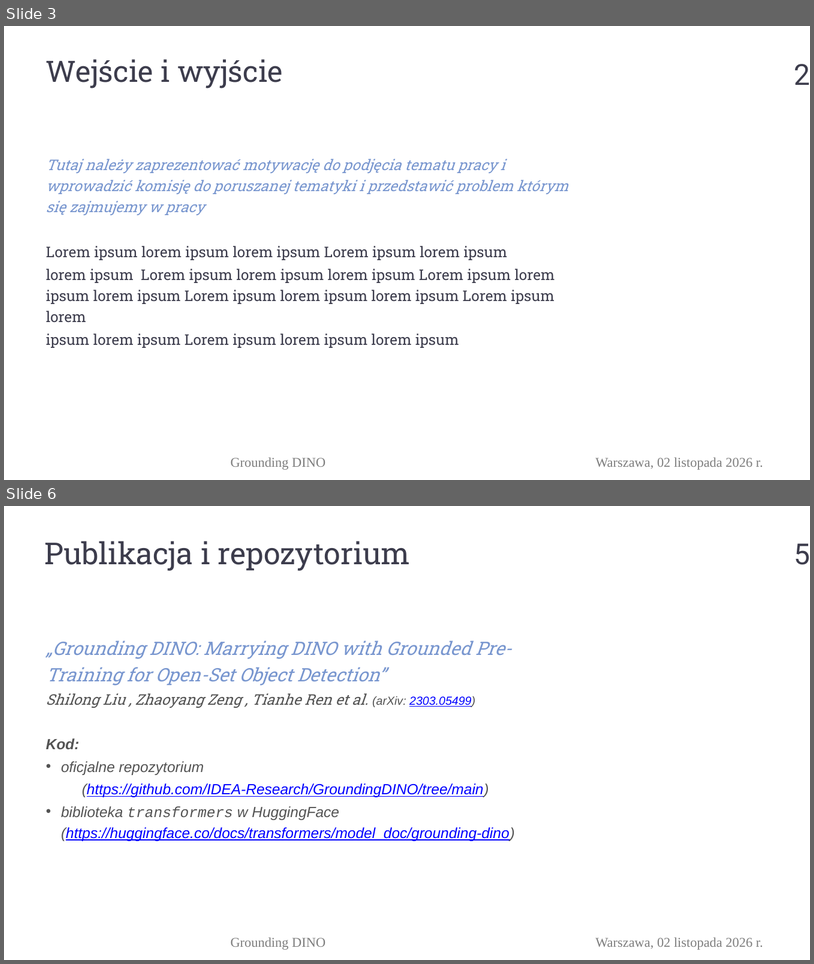
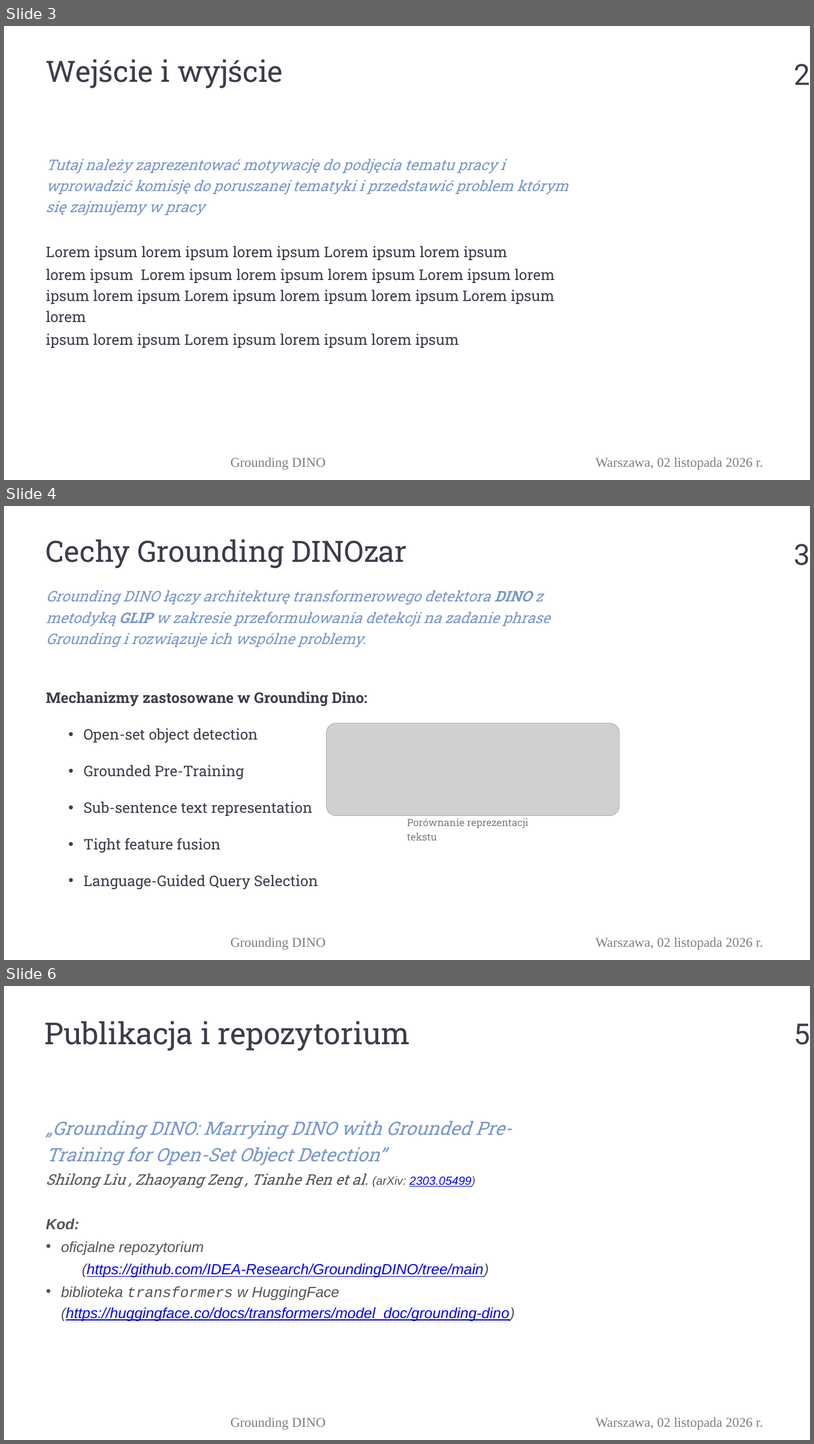
Before and after one commit to PylkoR/GroundingDINO_reproduction, a slide deck: presentations/Prezentacja_ADOM.pptx. Shown one above the other, each under a label of ours: slides 3 and 6 before the commit, slides 3, 4 and 6 after it; the slides between them are not shown. The pictures are 814x964 and 814x1444 pixels, drawn with LibreOffice and Linux fonts; fonts in the diff are those of the drawing; grey boxes stand for pictures; background and template pictures are left out. Boxes give left, top, right and bottom in pixels: in the first picture for what was removed or moved away, otherwise in the second. Text is boxed around its words. In the diff, an @@ line names an element or a change of style, - is before the commit and + after.

Commit message:
Added slides about overview and architecture behind Grounding DINO

```diff
--- a/presentations/Prezentacja_ADOM.pptx
+++ b/presentations/Prezentacja_ADOM.pptx
@@ slide 4 added at (4, 506, 810, 960), background #FFFFFF; not listed: 2 template elements that a slide beside it also shows @@
@@ text added at (46, 539, 407, 568), 70 pt, text #3C3C4C @@
+Cechy Grounding DINOzar
@@ page number added at (794, 544, 810, 565), 69 pt, text #3C3C4C @@
+3
@@ text added at (46, 590, 551, 889), 35 pt, text #7896CF, italic @@
+Grounding DINO łączy architekturę transformerowego detektora DINO z metodyką GLIP w zakresie przeformułowania detekcji na zadanie phrase Grounding i rozwiązuje ich wspólne problemy.
+Mechanizmy zastosowane w Grounding Dino:
+  • Open-set object detection
+  • Grounded Pre-Training
+  • Sub-sentence text representation
+  • Tight feature fusion
+  • Language-Guided Query Selection
@@ picture added at (327, 723, 620, 816) @@
@@ text added at (407, 818, 528, 840), 24 pt, text #7D7D7D @@
+Porównanie reprezentacji tekstu
```
Also in this commit, not shown: 1 other slide added, 2 slides removed.
